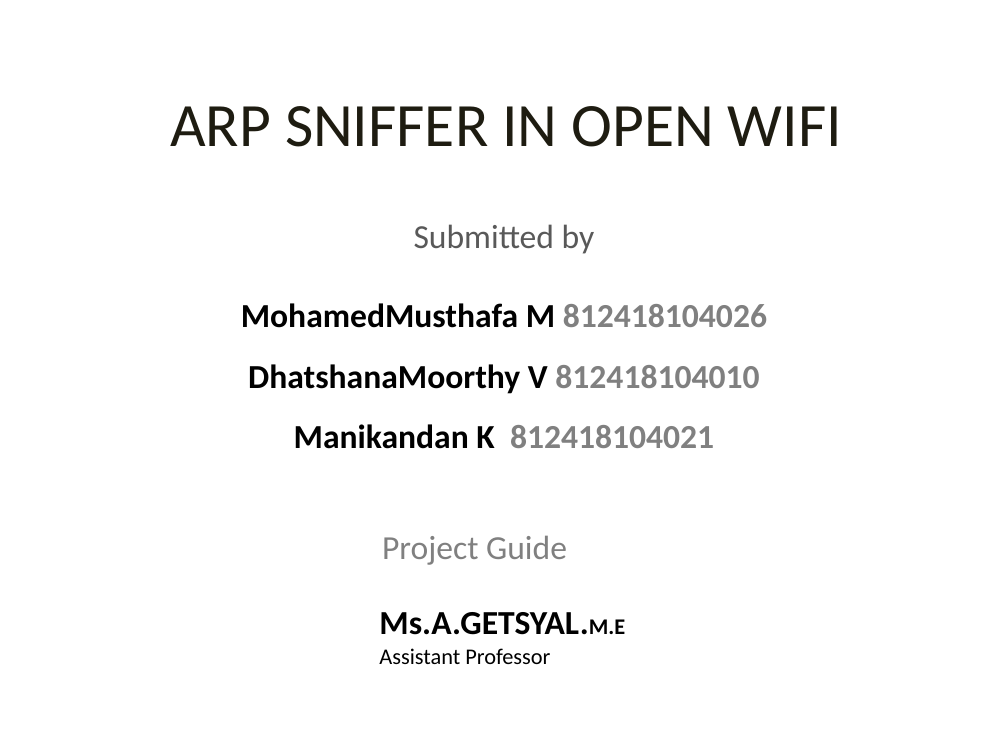
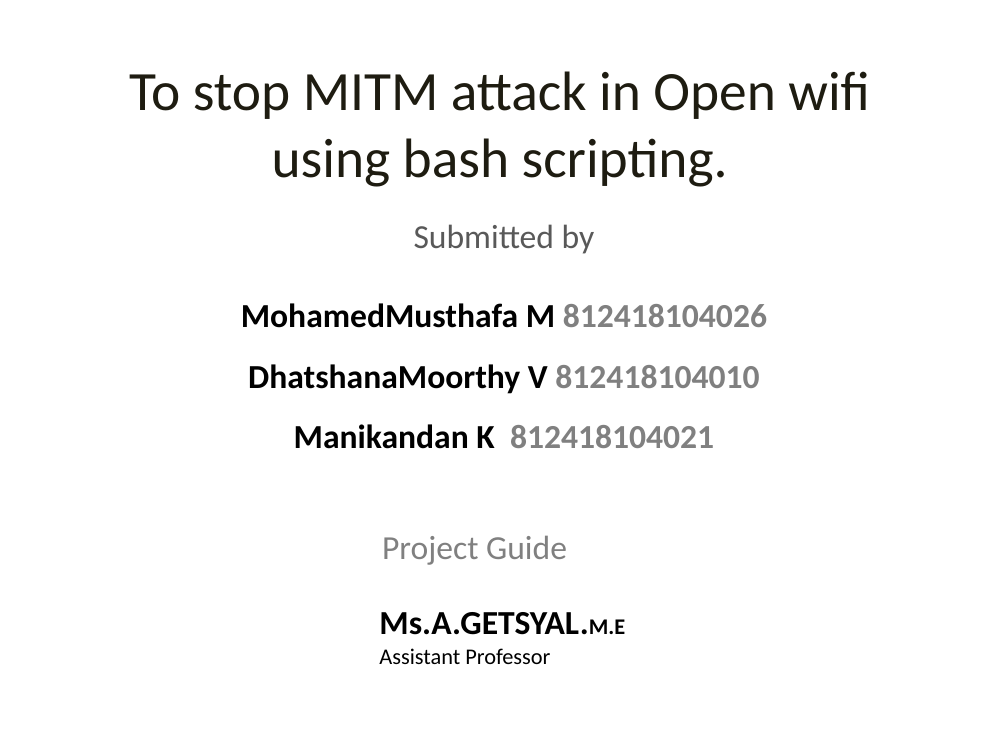
Before and after one commit to Musthafa2001/project-ppt, a slide deck: slide 1 of Dhatshana-batch.pptx. Drawn at 1008x756 pixels with LibreOffice and Linux fonts; fonts in the diff are those of the drawing. Boxes give left, top, right and bottom in pixels: in the first picture for what was removed or moved away, otherwise in the second. Text is boxed around its words. In the diff, an @@ line names an element or a change of style, - is before the commit and + after.

```diff
--- a/Dhatshana-batch.pptx
+++ b/Dhatshana-batch.pptx
@@ title at (129,71,870,187): text changed; size 44 to 39.6 pt @@
-ARP SNIFFER IN OPEN WIFI
+To stop MITM attack in Open wifi using bash scripting.
```
Also in this commit, not shown: 4 other slides changed.
